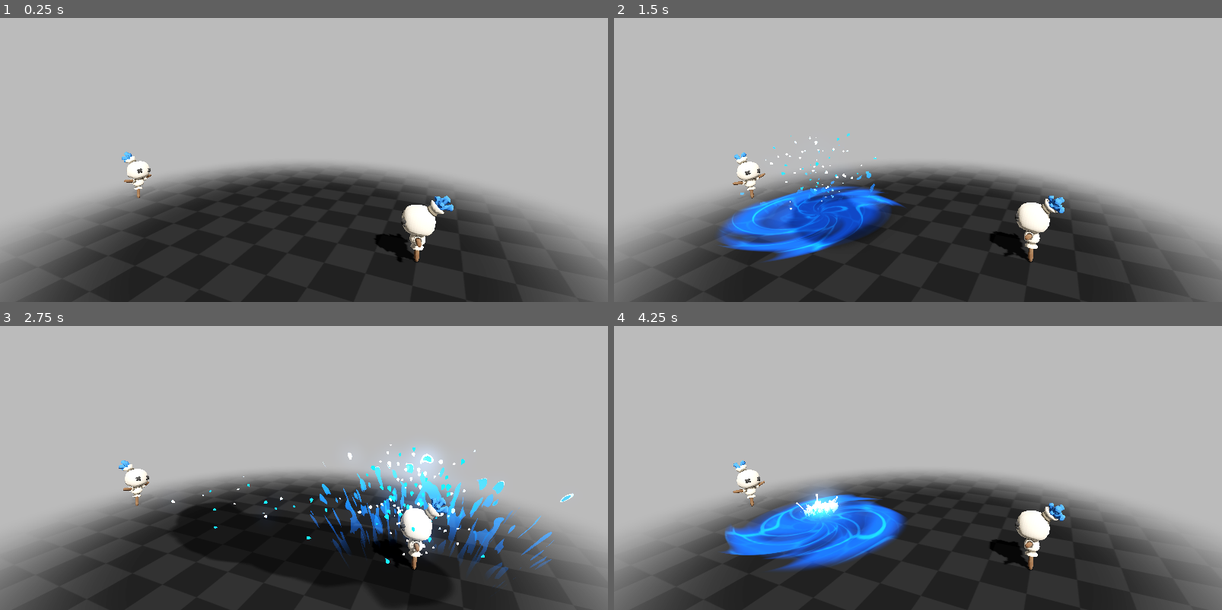
Above: before the commit, frames 1-4 (two rows, left to right).
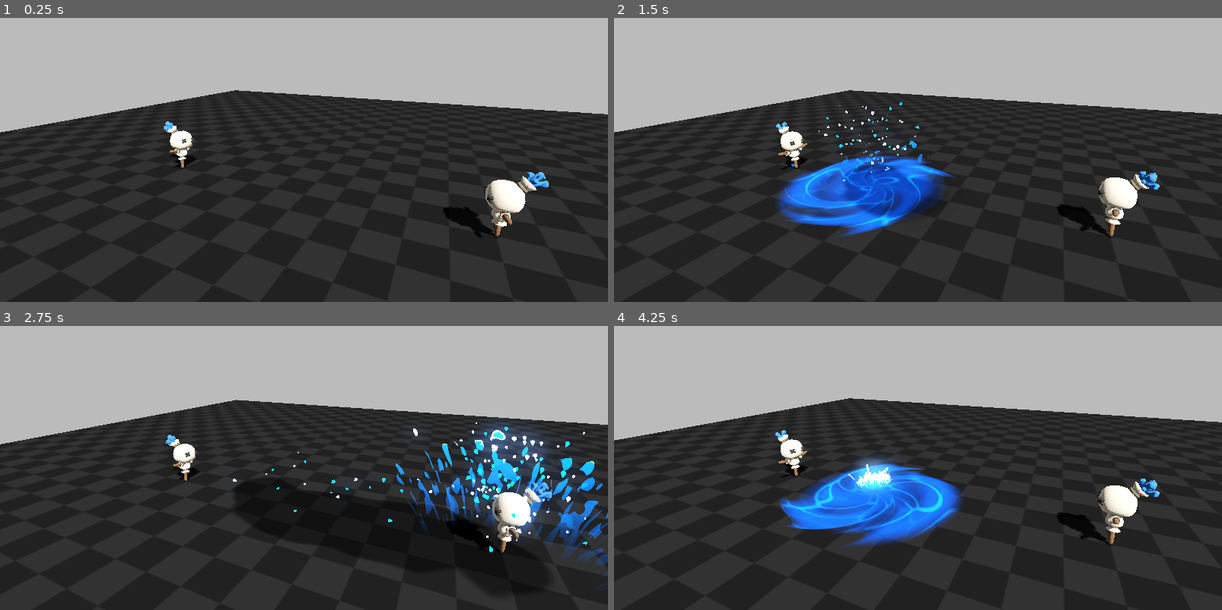
Above: after the commit, the same moments.

Repository: gtibo/VFX-sketchbook-Godot-4.x
Game: Godot game, scene res://effects/water_hand/water_hand_preview.tscn
Same seed, same stepped clock (60 frames per second), same inputs: the game is played once before the commit and once after it. The project has no main scene, so this scene is started directly.
Inputs (mouse positions are in pixels of both pictures, inside the frame that each line leads up to):
- Up to frame 1 (0.25 s): no input
- Up to frame 2 (1.5 s): tap Enter (ui_accept) at 0.5, 0.77 s; move the mouse to (1051, 114) at 0.52 s; click (1051, 114) at 0.67 s; move the mouse to (796, 148) at 1.27 s; click (796, 148) at 1.42 s
- Up to frame 3 (2.75 s): tap Enter (ui_accept) at 1.52 s; move the mouse to (364, 365) at 2.02 s; click (364, 365) at 2.17 s
- Up to frame 4 (4.25 s): move the mouse to (887, 507) at 2.77 s; click (887, 507) at 2.92 s; tap Enter (ui_accept) at 3.02, 3.77 s; move the mouse to (1100, 490) at 3.52 s; click (1100, 490) at 3.67 s

The runs differ from the first frame. In frame 1, 44% of the frame differs, in the area x 0-100%, y 25-100%; in frame 2, 50%; in frame 3, 50%; in frame 4, 51%.

Commit message:
update: preview

Diff:
--- a/assets/ground_checkerboard.gdshader
+++ b/assets/ground_checkerboard.gdshader
@@ -1,10 +1,10 @@
 shader_type spatial;
-render_mode diffuse_lambert_wrap, specular_disabled, depth_draw_always;
+render_mode diffuse_lambert_wrap, specular_disabled;
 
 uniform sampler2D checkerboard_sampler : filter_linear_mipmap_anisotropic, repeat_enable;
 uniform vec3 albedo_color : source_color;
+uniform float uv_scale = 20.0;
 
 void fragment() {
-	ALBEDO = albedo_color * (texture(checkerboard_sampler, UV * 10.0).x * 0.2 + 0.8);
-	ALPHA *= smoothstep(1.0, 0.4, distance(UV, vec2(0.5)) * 2.0);
+	ALBEDO = albedo_color * (texture(checkerboard_sampler, UV * uv_scale).x * 0.2 + 0.8);
 }
--- a/effects/fireball/fireball_preview.tscn
+++ b/effects/fireball/fireball_preview.tscn
@@ -16,24 +16,75 @@
 tonemap_mode = 2
 glow_enabled = true
 glow_strength = 0.9
+fog_light_color = Color(0.14902, 0.14902, 0.14902, 1)
+fog_density = 0.04
+
+[sub_resource type="Shader" id="Shader_65jlc"]
+code = "shader_type spatial;
+render_mode depth_draw_opaque, cull_back, unshaded;
+
+uniform vec3 albedo : source_color;
+uniform float proximity_fade_distance;
+uniform sampler2D depth_texture : hint_depth_texture, repeat_disable, filter_nearest;
+
+void fragment() {
+	ALBEDO = albedo;
+	float depth_tex = textureLod(depth_texture,SCREEN_UV,0.0).r;
+	vec4 world_pos = INV_PROJECTION_MATRIX * vec4(SCREEN_UV*2.0-1.0,depth_tex,1.0);
+	world_pos.xyz/=world_pos.w;
+	ALPHA*=clamp(1.0-smoothstep(world_pos.z+proximity_fade_distance,world_pos.z,VERTEX.z),0.0,1.0);
+}
+"
+
+[sub_resource type="ShaderMaterial" id="ShaderMaterial_s1lip"]
+render_priority = -128
+shader = SubResource("Shader_65jlc")
+shader_parameter/albedo = Color(0.14902, 0.14902, 0.14902, 1)
+shader_parameter/proximity_fade_distance = 8.0
+
+[sub_resource type="SphereMesh" id="SphereMesh_xd7gi"]
+flip_faces = true
+radius = 1.0
+is_hemisphere = true
+
+[sub_resource type="ShaderMaterial" id="ShaderMaterial_yakff"]
+render_priority = 0
+shader = ExtResource("5_xhsg4")
+shader_parameter/albedo_color = Color(0.2, 0.2, 0.2, 1)
+shader_parameter/uv_scale = 20.0
+shader_parameter/checkerboard_sampler = ExtResource("6_68n23")
+
+[sub_resource type="PlaneMesh" id="PlaneMesh_gnh8m"]
+size = Vector2(40, 40)
 
 [sub_resource type="CapsuleShape3D" id="CapsuleShape3D_v5hsk"]
 height = 1.4
-
-[sub_resource type="ShaderMaterial" id="ShaderMaterial_yakff"]
-render_priority = -128
-shader = ExtResource("5_xhsg4")
-shader_parameter/albedo_color = Color(0.2, 0.2, 0.2, 1)
-shader_parameter/checkerboard_sampler = ExtResource("6_68n23")
-
-[sub_resource type="PlaneMesh" id="PlaneMesh_gnh8m"]
-size = Vector2(20, 20)
 
 [node name="FireBallPreview" type="Node3D"]
 script = ExtResource("1_ma3af")
 
 [node name="WorldEnvironment" type="WorldEnvironment" parent="."]
 environment = SubResource("Environment_qgqtj")
+
+[node name="DomeFade" type="MeshInstance3D" parent="."]
+transform = Transform3D(10, 0, 0, 0, 10, 0, 0, 0, 10, 0, 0, 0)
+material_override = SubResource("ShaderMaterial_s1lip")
+cast_shadow = 0
+mesh = SubResource("SphereMesh_xd7gi")
+metadata/_edit_lock_ = true
+
+[node name="GroundMesh" type="MeshInstance3D" parent="."]
+material_override = SubResource("ShaderMaterial_yakff")
+mesh = SubResource("PlaneMesh_gnh8m")
+metadata/_edit_lock_ = true
+
+[node name="Turner" parent="." instance=ExtResource("6_edp4i")]
+transform = Transform3D(1, 0, 0, 0, 0.990268, 0.139173, 0, -0.139173, 0.990268, 0, 2, 0)
+_zoom = 7.0
+min_zoom = 6.0
+
+[node name="Camera3D" parent="Turner" index="0"]
+current = true
 
 [node name="DummyAnchor" type="Node3D" parent="."]
 transform = Transform3D(1.20741, 0, -0.323524, 0, 1.25, 0, 0.323524, 0, 1.20741, 4, 0, 0)
@@ -68,17 +119,6 @@
 wait_time = 0.1
 one_shot = true
 
-[node name="GroundMesh" type="MeshInstance3D" parent="."]
-material_override = SubResource("ShaderMaterial_yakff")
-mesh = SubResource("PlaneMesh_gnh8m")
-
-[node name="Turner" parent="." instance=ExtResource("6_edp4i")]
-transform = Transform3D(1, 0, 0, 0, 0.990268, 0.139173, 0, -0.139173, 0.990268, 0, 2, 0)
-min_zoom = 4.0
-
-[node name="Camera3D" parent="Turner" index="0"]
-current = true
-
 [node name="GPUParticlesCollisionBox3D" type="GPUParticlesCollisionBox3D" parent="."]
 transform = Transform3D(1, 0, 0, 0, 1, 0, 0, 0, 1, 0, -0.5, 0)
 size = Vector3(20, 1, 20)
--- a/effects/force_field/force_field_preview.tscn
+++ b/effects/force_field/force_field_preview.tscn
@@ -1,5 +1,7 @@
-[gd_scene load_steps=17 format=3 uid="uid://curc07g3hrmrs"]
+[gd_scene load_steps=20 format=3 uid="uid://curc07g3hrmrs"]
 
+[ext_resource type="Shader" path="res://assets/ground_checkerboard.gdshader" id="1_4q7nc"]
+[ext_resource type="Texture2D" uid="uid://3ro0yvv3roj3" path="res://assets/checkerboard.svg" id="2_gmft6"]
 [ext_resource type="Material" uid="uid://bn560w5oht3yf" path="res://effects/force_field/materials/force_field_mat.tres" id="2_hcgsd"]
 [ext_resource type="ArrayMesh" uid="uid://dluxu7kw8er3m" path="res://effects/force_field/mesh/triangle_mesh.obj" id="4_gt02u"]
 [ext_resource type="PackedScene" uid="uid://cmj5l6xu36itg" path="res://turner/turner.tscn" id="5_na51v"]
@@ -13,6 +15,44 @@
 glow_enabled = true
 glow_intensity = 0.4
 glow_strength = 0.4
+
+[sub_resource type="Shader" id="Shader_uyckp"]
+code = "shader_type spatial;
+render_mode depth_draw_opaque,cull_back,unshaded;
+
+uniform vec3 albedo : source_color;
+uniform float proximity_fade_distance;
+uniform sampler2D depth_texture : hint_depth_texture, repeat_disable, filter_nearest;
+
+void fragment() {
+	ALBEDO = albedo;
+	float depth_tex = textureLod(depth_texture,SCREEN_UV,0.0).r;
+	vec4 world_pos = INV_PROJECTION_MATRIX * vec4(SCREEN_UV*2.0-1.0,depth_tex,1.0);
+	world_pos.xyz/=world_pos.w;
+	ALPHA*=clamp(1.0-smoothstep(world_pos.z+proximity_fade_distance,world_pos.z,VERTEX.z),0.0,1.0);
+}
+"
+
+[sub_resource type="ShaderMaterial" id="ShaderMaterial_ng1c4"]
+render_priority = -128
+shader = SubResource("Shader_uyckp")
+shader_parameter/albedo = Color(0.14902, 0.14902, 0.14902, 1)
+shader_parameter/proximity_fade_distance = 8.0
+
+[sub_resource type="SphereMesh" id="SphereMesh_najup"]
+flip_faces = true
+radius = 1.0
+is_hemisphere = true
+
+[sub_resource type="ShaderMaterial" id="ShaderMaterial_d3nsg"]
+render_priority = 0
+shader = ExtResource("1_4q7nc")
+shader_parameter/albedo_color = Color(0.2, 0.2, 0.2, 1)
+shader_parameter/uv_scale = 20.0
+shader_parameter/checkerboard_sampler = ExtResource("2_gmft6")
+
+[sub_resource type="PlaneMesh" id="PlaneMesh_271ii"]
+size = Vector2(40, 40)
 
 [sub_resource type="SphereMesh" id="SphereMesh_cubml"]
 radius = 1.0
@@ -106,35 +146,22 @@
 color = Color(1, 1, 1, 0.392157)
 color_ramp = SubResource("GradientTexture1D_veu78")
 
-[sub_resource type="Shader" id="Shader_dgu8j"]
-code = "shader_type spatial;
-render_mode diffuse_lambert_wrap, specular_disabled, depth_prepass_alpha;
-
-uniform sampler2D checkerboard_sampler : filter_linear_mipmap_anisotropic, repeat_enable;
-uniform vec3 albedo_color : source_color;
-
-void fragment() {
-	ALBEDO = albedo_color * (texture(checkerboard_sampler, UV * 10.0).x * 0.2 + 0.8);
-	ALPHA *= smoothstep(1.0, 0.4, distance(UV, vec2(0.5)) * 2.0);
-}
-"
-
-[sub_resource type="CompressedTexture2D" id="CompressedTexture2D_0h0nd"]
-load_path = "res://.godot/imported/checkerboard.svg-0973abf3172158bed7a934ab70dcdd33.s3tc.ctex"
-
-[sub_resource type="ShaderMaterial" id="ShaderMaterial_slpns"]
-render_priority = -128
-shader = SubResource("Shader_dgu8j")
-shader_parameter/albedo_color = Color(0.2, 0.2, 0.2, 1)
-shader_parameter/checkerboard_sampler = SubResource("CompressedTexture2D_0h0nd")
-
-[sub_resource type="PlaneMesh" id="PlaneMesh_7kts5"]
-size = Vector2(20, 20)
-
 [node name="ForceFieldPreview" type="Node3D"]
 
 [node name="WorldEnvironment" type="WorldEnvironment" parent="."]
 environment = SubResource("Environment_8nrla")
+
+[node name="DomeFade" type="MeshInstance3D" parent="."]
+transform = Transform3D(10, 0, 0, 0, 10, 0, 0, 0, 10, 0, 0, 0)
+material_override = SubResource("ShaderMaterial_ng1c4")
+cast_shadow = 0
+mesh = SubResource("SphereMesh_najup")
+metadata/_edit_lock_ = true
+
+[node name="GroundMesh" type="MeshInstance3D" parent="."]
+material_override = SubResource("ShaderMaterial_d3nsg")
+mesh = SubResource("PlaneMesh_271ii")
+metadata/_edit_lock_ = true
 
 [node name="ForceField" type="Node3D" parent="."]
 
@@ -154,10 +181,6 @@
 transform = Transform3D(0.707107, 0.5, -0.5, 0, 0.707107, 0.707107, 0.707107, -0.5, 0.5, 0, 0.5, 0)
 shadow_enabled = true
 
-[node name="GroundMesh" type="MeshInstance3D" parent="."]
-material_override = SubResource("ShaderMaterial_slpns")
-mesh = SubResource("PlaneMesh_7kts5")
-
 [node name="Turner" parent="." instance=ExtResource("5_na51v")]
 transform = Transform3D(1, 0, 0, 0, 0.939693, 0.34202, 0, -0.34202, 0.939693, 0, 0.25, 0)
 _zoom = 2.5
--- a/effects/halloween_explosion/halloween_explosion_preview.tscn
+++ b/effects/halloween_explosion/halloween_explosion_preview.tscn
@@ -1,7 +1,9 @@
-[gd_scene load_steps=9 format=3 uid="uid://cmd0w1rvl6fdf"]
+[gd_scene load_steps=12 format=3 uid="uid://cmd0w1rvl6fdf"]
 
 [ext_resource type="Script" path="res://effects/halloween_explosion/halloween_explosion_preview.gd" id="1_2483p"]
+[ext_resource type="Shader" path="res://assets/ground_checkerboard.gdshader" id="2_7hldt"]
 [ext_resource type="PackedScene" uid="uid://ldem8o2w0156" path="res://effects/halloween_explosion/jack_o_lantern.tscn" id="3_eyjss"]
+[ext_resource type="Texture2D" uid="uid://3ro0yvv3roj3" path="res://assets/checkerboard.svg" id="3_wrg2j"]
 [ext_resource type="PackedScene" uid="uid://cmj5l6xu36itg" path="res://turner/turner.tscn" id="6_8f17f"]
 
 [sub_resource type="Environment" id="Environment_abe8a"]
@@ -12,30 +14,43 @@
 tonemap_mode = 2
 glow_enabled = true
 
-[sub_resource type="Shader" id="Shader_8nfir"]
+[sub_resource type="Shader" id="Shader_wnqas"]
 code = "shader_type spatial;
-render_mode diffuse_lambert_wrap, specular_disabled, depth_prepass_alpha;
+render_mode depth_draw_opaque,cull_back,unshaded;
 
-uniform sampler2D checkerboard_sampler : filter_linear_mipmap_anisotropic, repeat_enable;
-uniform vec3 albedo_color : source_color;
+uniform vec3 albedo : source_color;
+uniform float proximity_fade_distance;
+uniform sampler2D depth_texture : hint_depth_texture, repeat_disable, filter_nearest;
 
 void fragment() {
-	ALBEDO = albedo_color * (texture(checkerboard_sampler, UV * 10.0).x * 0.2 + 0.8);
-	ALPHA *= smoothstep(1.0, 0.4, distance(UV, vec2(0.5)) * 2.0);
+	ALBEDO = albedo;
+	float depth_tex = textureLod(depth_texture,SCREEN_UV,0.0).r;
+	vec4 world_pos = INV_PROJECTION_MATRIX * vec4(SCREEN_UV*2.0-1.0,depth_tex,1.0);
+	world_pos.xyz/=world_pos.w;
+	ALPHA*=clamp(1.0-smoothstep(world_pos.z+proximity_fade_distance,world_pos.z,VERTEX.z),0.0,1.0);
 }
 "
 
-[sub_resource type="CompressedTexture2D" id="CompressedTexture2D_jnnmq"]
-load_path = "res://.godot/imported/checkerboard.svg-0973abf3172158bed7a934ab70dcdd33.s3tc.ctex"
+[sub_resource type="ShaderMaterial" id="ShaderMaterial_iebuq"]
+render_priority = -128
+shader = SubResource("Shader_wnqas")
+shader_parameter/albedo = Color(0.14902, 0.14902, 0.14902, 1)
+shader_parameter/proximity_fade_distance = 8.0
 
-[sub_resource type="ShaderMaterial" id="ShaderMaterial_jaw6p"]
-render_priority = -128
-shader = SubResource("Shader_8nfir")
+[sub_resource type="SphereMesh" id="SphereMesh_shy7e"]
+flip_faces = true
+radius = 1.0
+is_hemisphere = true
+
+[sub_resource type="ShaderMaterial" id="ShaderMaterial_r632p"]
+render_priority = 0
+shader = ExtResource("2_7hldt")
 shader_parameter/albedo_color = Color(0.2, 0.2, 0.2, 1)
-shader_parameter/checkerboard_sampler = SubResource("CompressedTexture2D_jnnmq")
+shader_parameter/uv_scale = 20.0
+shader_parameter/checkerboard_sampler = ExtResource("3_wrg2j")
 
-[sub_resource type="PlaneMesh" id="PlaneMesh_53svq"]
-size = Vector2(20, 20)
+[sub_resource type="PlaneMesh" id="PlaneMesh_mqu4c"]
+size = Vector2(40, 40)
 
 [node name="HalloweenExplosionPreview" type="Node3D"]
 script = ExtResource("1_2483p")
@@ -43,9 +58,16 @@
 [node name="WorldEnvironment" type="WorldEnvironment" parent="."]
 environment = SubResource("Environment_abe8a")
 
+[node name="DomeFade" type="MeshInstance3D" parent="."]
+transform = Transform3D(10, 0, 0, 0, 10, 0, 0, 0, 10, 0, 0, 0)
+material_override = SubResource("ShaderMaterial_iebuq")
+cast_shadow = 0
+mesh = SubResource("SphereMesh_shy7e")
+metadata/_edit_lock_ = true
+
 [node name="GroundMesh" type="MeshInstance3D" parent="."]
-material_override = SubResource("ShaderMaterial_jaw6p")
-mesh = SubResource("PlaneMesh_53svq")
+material_override = SubResource("ShaderMaterial_r632p")
+mesh = SubResource("PlaneMesh_mqu4c")
 
 [node name="Turner" parent="." instance=ExtResource("6_8f17f")]
 transform = Transform3D(1, 0, 0, 0, 0.990268, 0.139173, 0, -0.139173, 0.990268, 0, 2, 0)
--- a/effects/tornado_portal/portal_preview.tscn
+++ b/effects/tornado_portal/portal_preview.tscn
@@ -1,6 +1,5 @@
 [gd_scene load_steps=32 format=3 uid="uid://clqfhoslbs2f"]
 
-[ext_resource type="Shader" path="res://assets/ground_checkerboard.gdshader" id="1_7ek8f"]
 [ext_resource type="Script" path="res://effects/tornado_portal/portal_preview.gd" id="1_uniox"]
 [ext_resource type="Texture2D" uid="uid://3ro0yvv3roj3" path="res://assets/checkerboard.svg" id="2_yf5rq"]
 [ext_resource type="Material" uid="uid://5dlygf08frjc" path="res://effects/tornado_portal/materials/portal_effect_mat.tres" id="4_8vccs"]
@@ -27,14 +26,29 @@
 frustum_focus_distance = 5.5
 frustum_focal_length = 60.0
 
-[sub_resource type="ShaderMaterial" id="ShaderMaterial_fiw02"]
+[sub_resource type="Shader" id="Shader_7gwc1"]
+code = "shader_type spatial;
+render_mode diffuse_lambert_wrap, specular_disabled, depth_draw_always;
+
+uniform sampler2D checkerboard_sampler : filter_linear_mipmap_anisotropic, repeat_enable;
+uniform vec3 albedo_color : source_color;
+uniform float uv_scale = 20.0;
+
+void fragment() {
+	ALBEDO = albedo_color * (texture(checkerboard_sampler, UV * uv_scale).x * 0.2 + 0.8);
+	ALPHA = smoothstep(0.5, 0.25, length(UV - vec2(0.5)));
+}
+"
+
+[sub_resource type="ShaderMaterial" id="ShaderMaterial_t058v"]
 render_priority = -128
-shader = ExtResource("1_7ek8f")
+shader = SubResource("Shader_7gwc1")
 shader_parameter/albedo_color = Color(0.2, 0.2, 0.2, 1)
+shader_parameter/uv_scale = 20.0
 shader_parameter/checkerboard_sampler = ExtResource("2_yf5rq")
 
-[sub_resource type="PlaneMesh" id="PlaneMesh_5j36o"]
-size = Vector2(20, 20)
+[sub_resource type="PlaneMesh" id="PlaneMesh_aq72j"]
+size = Vector2(40, 40)
 
 [sub_resource type="QuadMesh" id="QuadMesh_end5x"]
 size = Vector2(4, 4)
@@ -403,8 +417,9 @@
 camera_attributes = SubResource("CameraAttributesPhysical_ubj2o")
 
 [node name="GroundMesh" type="MeshInstance3D" parent="."]
-material_override = SubResource("ShaderMaterial_fiw02")
-mesh = SubResource("PlaneMesh_5j36o")
+material_override = SubResource("ShaderMaterial_t058v")
+mesh = SubResource("PlaneMesh_aq72j")
+metadata/_edit_lock_ = true
 
 [node name="Hole" type="MeshInstance3D" parent="."]
 transform = Transform3D(1, 0, 0, 0, -4.37114e-08, 1, 0, -1, -4.37114e-08, 0, 0.001, 0)
@@ -413,7 +428,7 @@
 mesh = SubResource("QuadMesh_end5x")
 
 [node name="HoleBody" type="MeshInstance3D" parent="Hole"]
-transform = Transform3D(1, 0, 0, 0, -4.37114e-08, -1, 0, 1, -4.37114e-08, 0, 2.72213e-14, -2.025)
+transform = Transform3D(1, 0, 0, 0, -4.37114e-08, -1, 0, 1, -4.37114e-08, 0, 0, -2.025)
 material_override = ExtResource("5_oiel3")
 mesh = SubResource("CylinderMesh_ku4rn")
 skeleton = NodePath("../..")
--- a/effects/water_hand/water_hand_preview.gd
+++ b/effects/water_hand/water_hand_preview.gd
@@ -3,7 +3,7 @@
 @onready var water_hand = %WaterHand
 @onready var wet_player = %WetPlayer
 @onready var target = %Target
-@onready var camera_3d = %Camera3D
+@onready var camera : Camera3D = $Turner/Camera3D
 @onready var impact_splash = %ImpactSplash
 @onready var arm_impact_droplet = %ArmImpactDroplet
 @onready var hand_splash = %HandSplash
@@ -27,6 +27,6 @@
 	water_hand.slaped.connect(func():
 		target.hit()
 		impact_splash.splash()
-		camera_3d.shake()
+		camera.shake()
 		arm_impact_droplet.emitting = true
 		)
--- a/effects/water_hand/water_hand_preview.tscn
+++ b/effects/water_hand/water_hand_preview.tscn
@@ -2,10 +2,11 @@
 
 [ext_resource type="Script" path="res://effects/water_hand/water_hand_preview.gd" id="1_ocyw3"]
 [ext_resource type="PackedScene" uid="uid://dfha3vt2clmfq" path="res://effects/water_hand/mesh/water_hand.glb" id="1_ul5tc"]
+[ext_resource type="Shader" path="res://assets/ground_checkerboard.gdshader" id="2_8srkr"]
 [ext_resource type="Material" uid="uid://btc57c1fm5im1" path="res://effects/water_hand/materials/water_hand_mat.tres" id="2_nopph"]
 [ext_resource type="Script" path="res://effects/water_hand/mesh/water_hand.gd" id="3_f3c4c"]
 [ext_resource type="Texture2D" uid="uid://3ro0yvv3roj3" path="res://assets/checkerboard.svg" id="3_ky0hy"]
-[ext_resource type="Script" path="res://turner/camera.gd" id="6_lw2pg"]
+[ext_resource type="PackedScene" uid="uid://cmj5l6xu36itg" path="res://turner/turner.tscn" id="4_rvotv"]
 [ext_resource type="Script" path="res://effects/water_hand/scripts/target.gd" id="8_o6qfi"]
 [ext_resource type="PackedScene" uid="uid://obrsol71nwet" path="res://effects/water_hand/scripts/water_splash.tscn" id="8_qiyem"]
 [ext_resource type="Shader" path="res://effects/water_hand/materials/wet_spot.gdshader" id="9_428na"]
@@ -29,6 +30,44 @@
 glow_levels/6 = 1.0
 glow_levels/7 = 1.0
 glow_normalized = true
+
+[sub_resource type="Shader" id="Shader_v5le8"]
+code = "shader_type spatial;
+render_mode depth_draw_opaque,cull_back,unshaded;
+
+uniform vec3 albedo : source_color;
+uniform float proximity_fade_distance;
+uniform sampler2D depth_texture : hint_depth_texture, repeat_disable, filter_nearest;
+
+void fragment() {
+	ALBEDO = albedo;
+	float depth_tex = textureLod(depth_texture,SCREEN_UV,0.0).r;
+	vec4 world_pos = INV_PROJECTION_MATRIX * vec4(SCREEN_UV*2.0-1.0,depth_tex,1.0);
+	world_pos.xyz/=world_pos.w;
+	ALPHA*=clamp(1.0-smoothstep(world_pos.z+proximity_fade_distance,world_pos.z,VERTEX.z),0.0,1.0);
+}
+"
+
+[sub_resource type="ShaderMaterial" id="ShaderMaterial_6uv0p"]
+render_priority = -128
+shader = SubResource("Shader_v5le8")
+shader_parameter/albedo = Color(0.14902, 0.14902, 0.14902, 1)
+shader_parameter/proximity_fade_distance = 8.0
+
+[sub_resource type="SphereMesh" id="SphereMesh_5nm6p"]
+flip_faces = true
+radius = 1.0
+is_hemisphere = true
+
+[sub_resource type="ShaderMaterial" id="ShaderMaterial_hjcv1"]
+render_priority = 0
+shader = ExtResource("2_8srkr")
+shader_parameter/albedo_color = Color(0.2, 0.2, 0.2, 1)
+shader_parameter/uv_scale = 20.0
+shader_parameter/checkerboard_sampler = ExtResource("3_ky0hy")
+
+[sub_resource type="PlaneMesh" id="PlaneMesh_k8hd6"]
+size = Vector2(40, 40)
 
 [sub_resource type="Animation" id="Animation_3pake"]
 resource_name = "Slap"
@@ -534,40 +573,6 @@
 nodes/output/position = Vector2(200, 200)
 node_connections = [&"Add2", 0, &"Animation", &"Add2", 1, &"Animation 2", &"Transition", 1, &"Add2", &"output", 0, &"Transition"]
 
-[sub_resource type="Shader" id="Shader_bgck0"]
-code = "shader_type spatial;
-render_mode diffuse_lambert_wrap, specular_disabled, depth_prepass_alpha;
-
-uniform sampler2D checkerboard_sampler : filter_linear_mipmap_anisotropic, repeat_enable;
-uniform vec3 albedo_color : source_color;
-
-void fragment() {
-	ALBEDO = albedo_color * (texture(checkerboard_sampler, UV * 10.0).x * 0.2 + 0.8);
-	ALPHA *= smoothstep(1.0, 0.4, distance(UV, vec2(0.5)) * 2.0);
-}
-"
-
-[sub_resource type="ShaderMaterial" id="ShaderMaterial_ax0qd"]
-render_priority = -128
-shader = SubResource("Shader_bgck0")
-shader_parameter/albedo_color = Color(0.2, 0.2, 0.2, 1)
-shader_parameter/checkerboard_sampler = ExtResource("3_ky0hy")
-
-[sub_resource type="PlaneMesh" id="PlaneMesh_xw368"]
-size = Vector2(20, 20)
-
-[sub_resource type="Curve" id="Curve_6g8wd"]
-_data = [Vector2(0, 0.5), 0.0, 0.0, 0, 0, Vector2(1, 0), 0.0, 0.0, 0, 0]
-point_count = 2
-
-[sub_resource type="Curve" id="Curve_cpwoa"]
-_data = [Vector2(0, 0.2), 0.0, 0.0, 0, 0, Vector2(1, 1), 0.0, 0.0, 0, 0]
-point_count = 2
-
-[sub_resource type="CapsuleMesh" id="CapsuleMesh_5qwpf"]
-radius = 0.4
-height = 1.8
-
 [sub_resource type="FastNoiseLite" id="FastNoiseLite_04cln"]
 noise_type = 2
 seed = -10
@@ -811,6 +816,23 @@
 
 [node name="WorldEnvironment" type="WorldEnvironment" parent="."]
 environment = SubResource("Environment_63fgl")
+
+[node name="DomeFade" type="MeshInstance3D" parent="."]
+transform = Transform3D(10, 0, 0, 0, 10, 0, 0, 0, 10, -2, 0, 0)
+material_override = SubResource("ShaderMaterial_6uv0p")
+cast_shadow = 0
+mesh = SubResource("SphereMesh_5nm6p")
+metadata/_edit_lock_ = true
+
+[node name="GroundMesh" type="MeshInstance3D" parent="."]
+material_override = SubResource("ShaderMaterial_hjcv1")
+mesh = SubResource("PlaneMesh_k8hd6")
+metadata/_edit_lock_ = true
+
+[node name="Turner" parent="." instance=ExtResource("4_rvotv")]
+transform = Transform3D(0.906308, -0.109382, 0.408218, 0, 0.965926, 0.258819, -0.422618, -0.23457, 0.875426, -2, 2, 0)
+_zoom = 8.5
+min_zoom = 6.0
 
 [node name="WaterHand" parent="." instance=ExtResource("1_ul5tc")]
 unique_name_in_owner = true
@@ -893,24 +915,6 @@
 parameters/Transition/transition_request = ""
 parameters/Transition/current_index = 0
 
-[node name="GroundMesh" type="MeshInstance3D" parent="."]
-material_override = SubResource("ShaderMaterial_ax0qd")
-cast_shadow = 0
-mesh = SubResource("PlaneMesh_xw368")
-
-[node name="CameraAnchor" type="Node3D" parent="."]
-transform = Transform3D(0.906308, -0.0588172, 0.418505, 0, 0.990268, 0.139173, -0.422618, -0.126134, 0.897488, 0, 3, 0)
-
-[node name="CameraAnchor" type="Node3D" parent="CameraAnchor"]
-transform = Transform3D(1, -9.31323e-08, 1.78814e-07, 0, 1, 4.39584e-07, 0, 7.45058e-09, 1, 2.01166e-07, 4.76837e-07, 8)
-
-[node name="Camera3D" type="Camera3D" parent="CameraAnchor/CameraAnchor"]
-unique_name_in_owner = true
-fov = 60.0
-script = ExtResource("6_lw2pg")
-shake_amount = SubResource("Curve_6g8wd")
-shake_duration = SubResource("Curve_cpwoa")
-
 [node name="DirectionalLight3D" type="DirectionalLight3D" parent="."]
 transform = Transform3D(0.707107, -0.5, 0.5, 0, 0.707107, 0.707107, -0.707107, -0.5, 0.5, 0, 0, 0)
 shadow_enabled = true
@@ -919,11 +923,6 @@
 unique_name_in_owner = true
 transform = Transform3D(1, 0, 0, 0, 1, 0, 0, 0, 1, 3, 0, 0)
 script = ExtResource("8_o6qfi")
-
-[node name="MeshInstance3D" type="MeshInstance3D" parent="Target"]
-transform = Transform3D(1, 0, 0, 0, 1, 0, 0, 0, 1, 0, 0.9, 0)
-visible = false
-mesh = SubResource("CapsuleMesh_5qwpf")
 
 [node name="DummySkin" parent="Target" instance=ExtResource("9_hx6do")]
 transform = Transform3D(-5.46392e-08, 0, -1.25, 0, 1.25, 0, 1.25, 0, -5.46392e-08, 0, 0, 0)
--- /dev/null
+++ b/resources/effect_data/effect_data_builder.gd
@@ -0,0 +1,6 @@
+extends Resource
+class_name EffectData
+
+@export var title = "name"
+@export var thumbnail : Texture
+@export_file("*.tscn") var scene_path
--- /dev/null
+++ b/resources/effect_data/effects_list/force_field.tres
@@ -0,0 +1,8 @@
+[gd_resource type="Resource" script_class="EffectData" load_steps=2 format=3 uid="uid://dv6crutag6cgk"]
+
+[ext_resource type="Script" path="res://resources/effect_data/effect_data_builder.gd" id="1_uyfo2"]
+
+[resource]
+script = ExtResource("1_uyfo2")
+title = "Force Field"
+scene_path = "res://effects/force_field/force_field_preview.tscn"
Not shown: 1 places in effects/fireball/fireball_preview.tscn that only renumber resources
Not shown, added: readme.md
